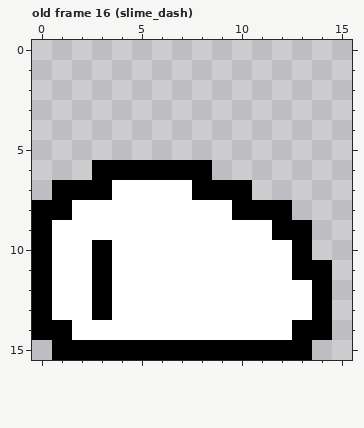
Pixel-art file, stored at game/assets/aseprite/player_anim.aseprite. Above: the version before the commit.
16x16 pixels, 22 frames. Shown: old frame 16 (slime_dash). The commit also changed other frames, which this record leaves out.
After the commit:
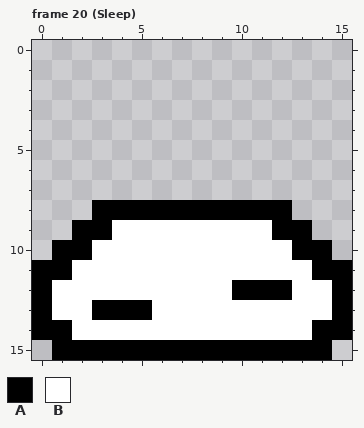
Palette (. is transparent): A #000000  B #ffffff
A new or re-ordered frame is compared with the old frame closest to it.
Commit: Player can now fall asleep
Changes in this commit:
frames 22 -> 21
Frame 20 (Sleep) is new; against old frame 16 (slime_dash):
y 6: x 3..8 AAAAAA -> ......
y 7: x 1..10 AAABBBBAAA -> ..........
y 8: x 0..9 AABBBBBBBB -> ...AAAAAAA
y 9: x 0..3 ABBB -> ..AA
y 10: x 0..3 ABBA -> .AAB; x 14 . -> A
y 11: x 1 B -> A; x 3 A -> B; x 13 A -> B; x 15 . -> A
y 12: x 3 A -> B; x 10..12 BBB -> AAA; x 14..15 A. -> BA
y 13: x 4..5 BB -> AA; x 14..15 A. -> BA
y 14: x 13 A -> B; x 15 . -> A
y 15: x 14 . -> A
Where, in picture pixels (left, top, right, bottom), the same in both pictures:
changed: (32, 160, 352, 360)
